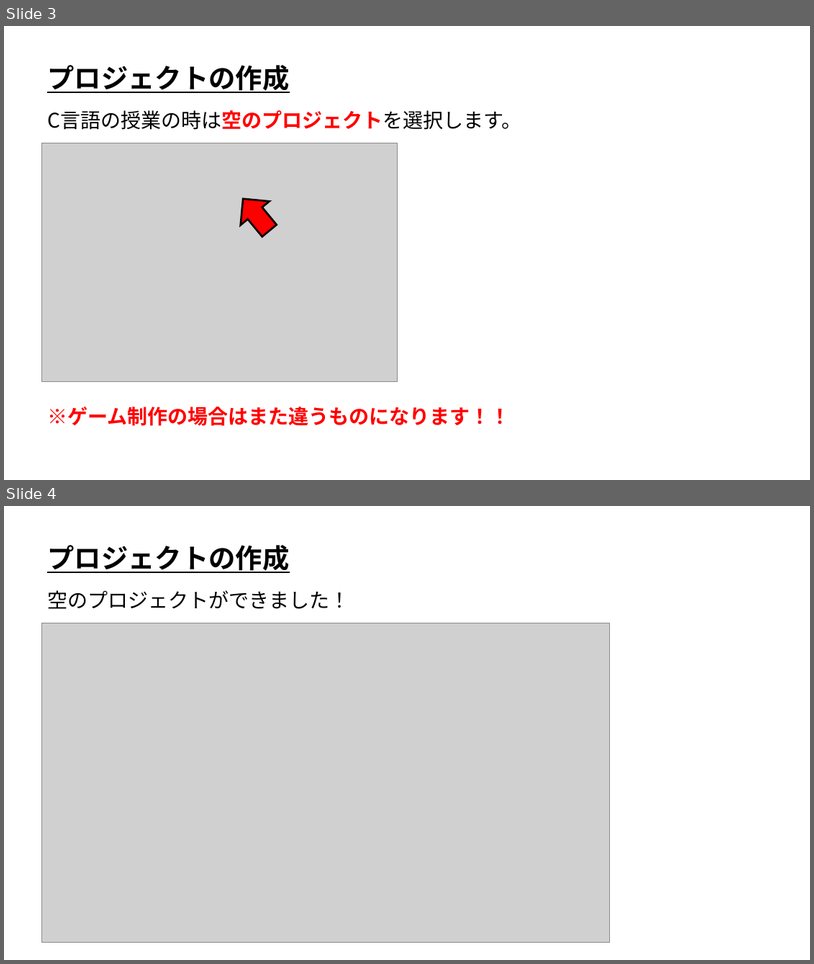
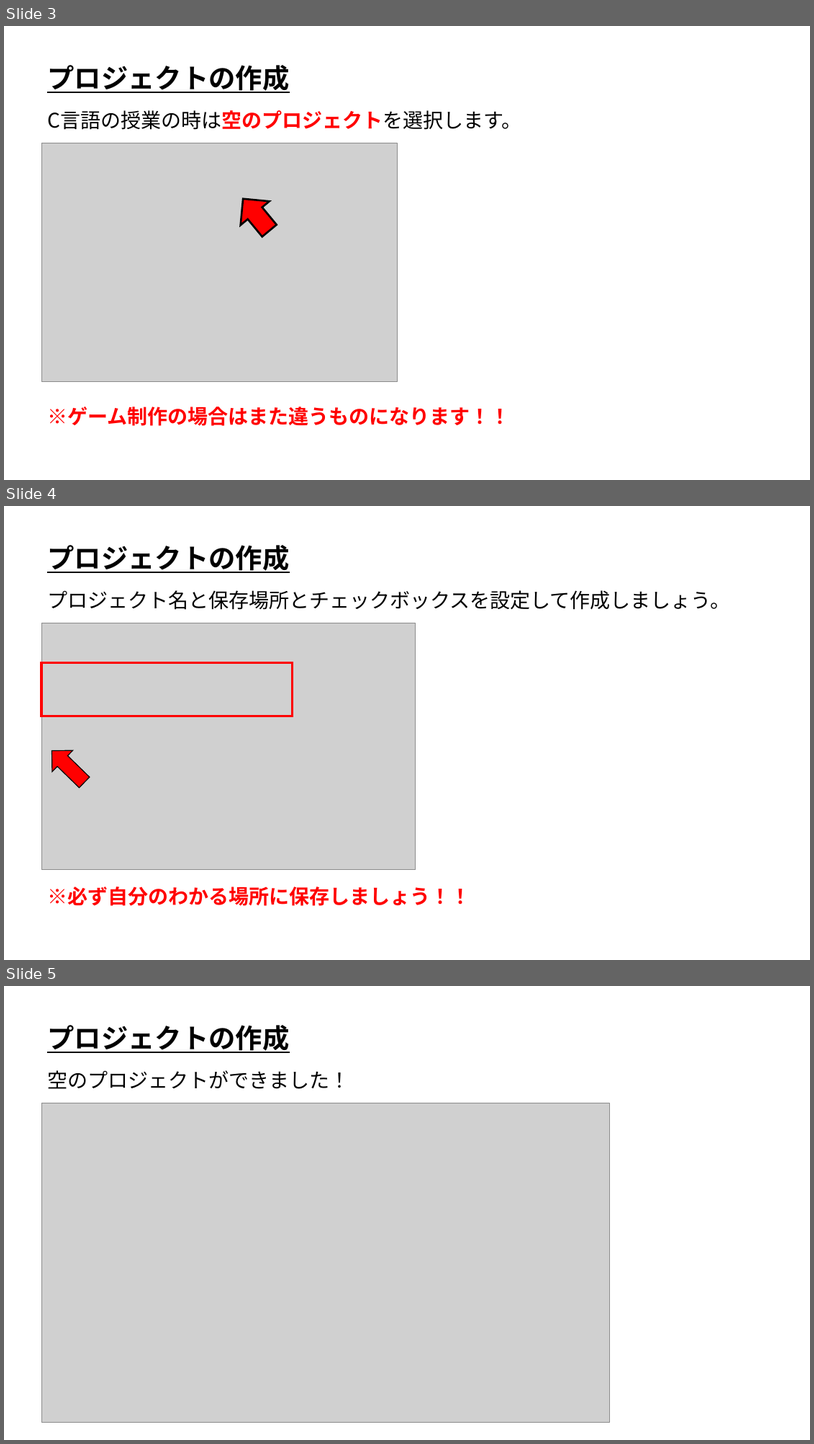
Before and after one commit to ArakiYusuke-Ohara/Textbook, a slide deck: ゲーム科1年/00_前期/プログラミングⅠ/01_プロジェクト作成.pptx. Shown one above the other, each under a label of ours: slides 3 and 4 before the commit, slides 3, 4 and 5 after it. The pictures are 814x964 and 814x1444 pixels, drawn with LibreOffice and Linux fonts; fonts in the diff are those of the drawing; grey boxes stand for pictures. Boxes give left, top, right and bottom in pixels: in the first picture for what was removed or moved away, otherwise in the second. Text is boxed around its words. In the diff, an @@ line names an element or a change of style, - is before the commit and + after.

Commit message:
ページ抜け対応

```diff
--- a/ゲーム科1年/00_前期/プログラミングⅠ/01_プロジェクト作成.pptx
+++ b/ゲーム科1年/00_前期/プログラミングⅠ/01_プロジェクト作成.pptx
@@ slide 4 added at box(4, 506, 810, 960), background #FFFFFF @@
@@ text added at box(47, 545, 289, 573), 32 pt, text #000000, bold, underline @@
+プロジェクトの作成
@@ text added at box(47, 590, 730, 610), 24 pt, text #000000 @@
+プロジェクト名と保存場所とチェックボックスを設定して作成しましょう。
@@ picture added at box(41, 623, 415, 870) @@
@@ rectangle added at box(41, 663, 293, 716), outline #FF0000 3 pt @@
@@ down arrow added at box(42, 740, 95, 793), fill #FF0000, outline #000000 1 pt @@
@@ text added at box(47, 886, 471, 906), 24 pt, text #FF0000, bold @@
+※必ず自分のわかる場所に保存しましょう！！
@@ what was slide 4 is now slide 5 @@
```
